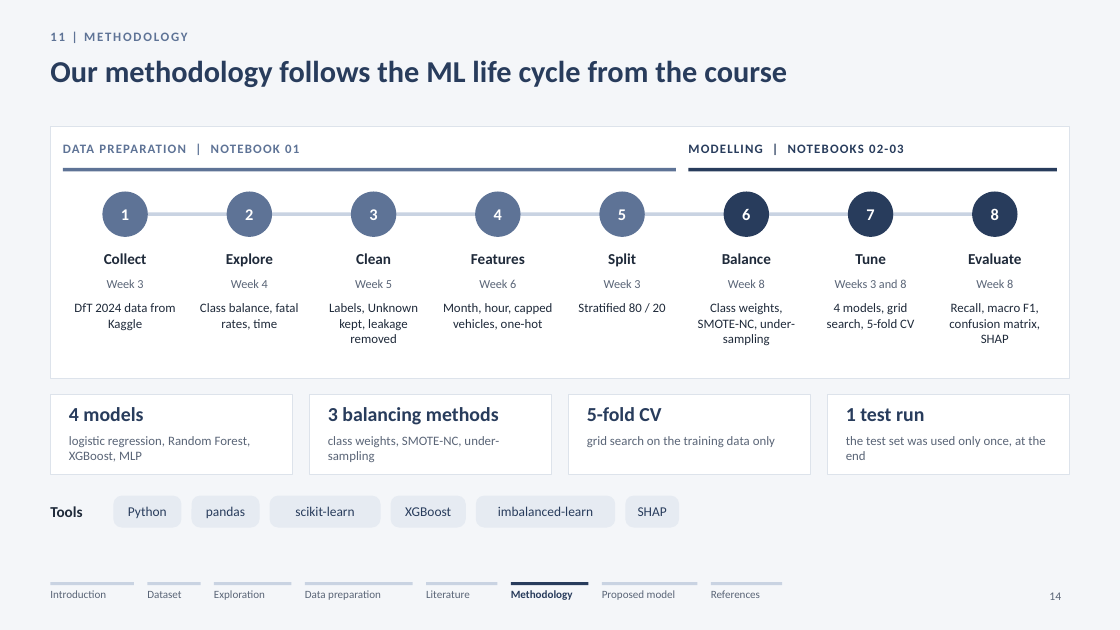
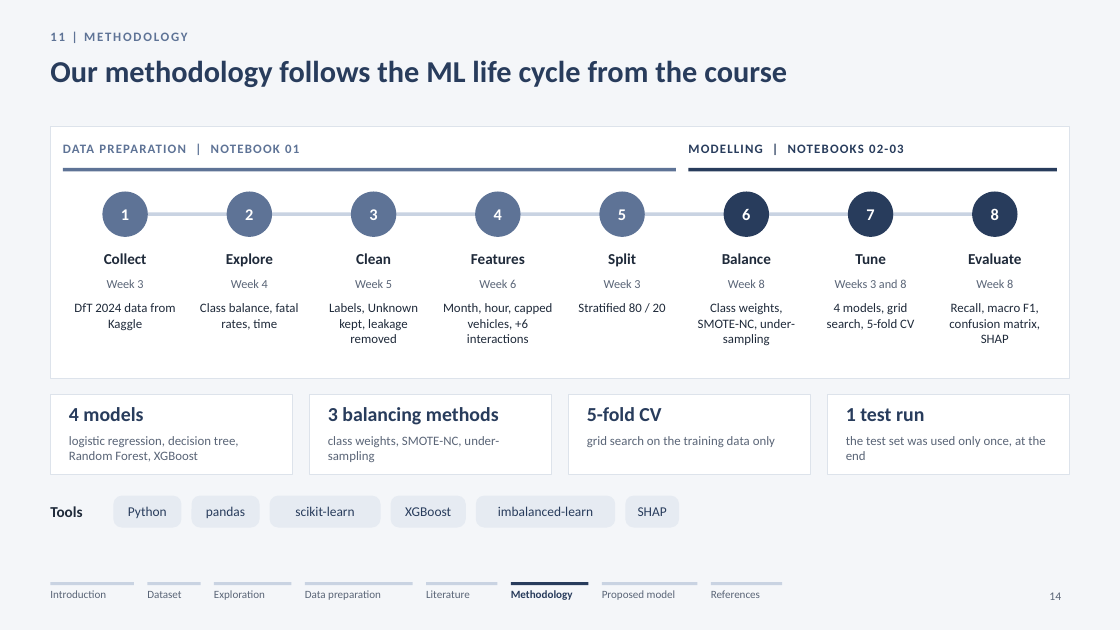
Before and after one commit to Ahmad-AlModhayan/arti205-road-accident-severity, a slide deck: slide 14 of Presentation/ARTI 205 - Group 3 - Project Presentation IAU.pptx. Drawn at 1120x630 pixels with LibreOffice and Linux fonts; fonts in the diff are those of the drawing; background and template pictures are left out. Boxes give left, top, right and bottom in pixels: in the first picture for what was removed or moved away, otherwise in the second. Text is boxed around its words. In the diff, an @@ line names an element or a change of style, - is before the commit and + after.

Commit message:
Rebuild with DfT 2024 vehicles, engineered features, course models, predict CLI, and presentation scripts

```diff
--- a/Presentation/ARTI 205 - Group 3 - Project Presentation IAU.pptx
+++ b/Presentation/ARTI 205 - Group 3 - Project Presentation IAU.pptx
@@ text at (443,303,552,343): text changed @@
-Month, hour, capped vehicles, one-hot
+Month, hour, capped vehicles, +6 interactions
@@ text at (69,436,239,461): text changed @@
-logistic regression, Random Forest, XGBoost, MLP
+logistic regression, decision tree, Random Forest, XGBoost
```
Also in this commit, not shown: 8 other slides changed, 42 other files.
